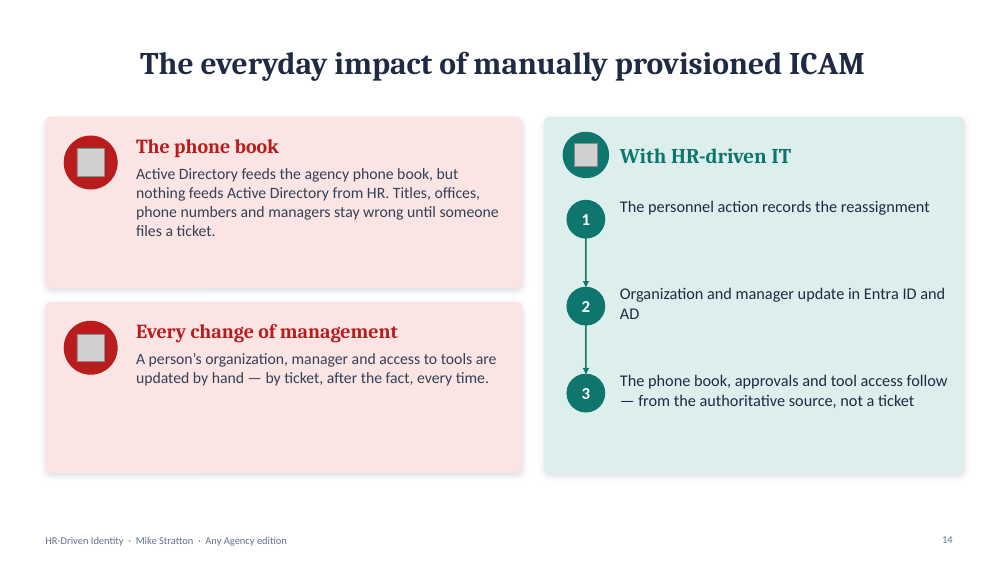
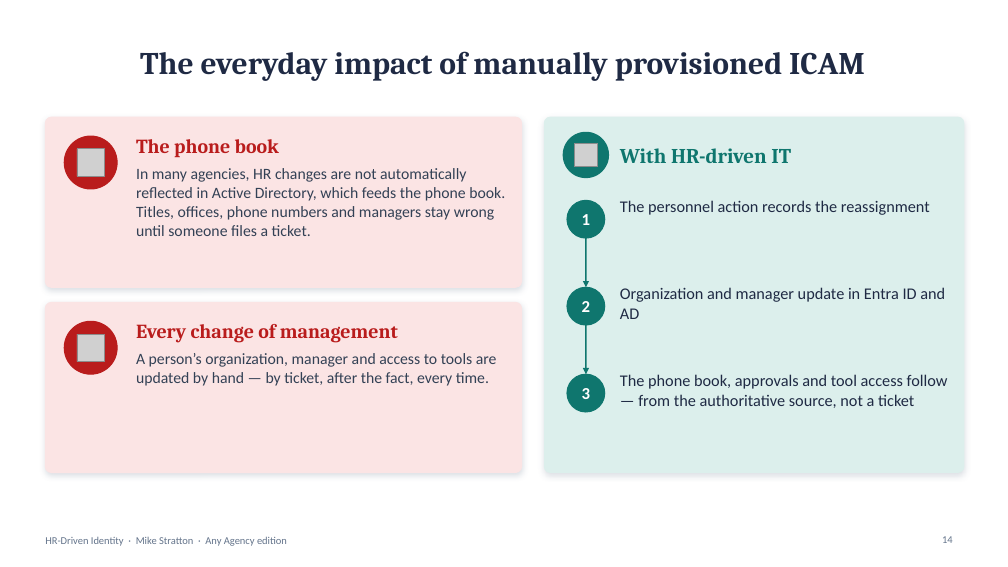
Before and after one commit to WhalerMike/modernization-workbook, a slide deck: slide 14 of presentations/hr-driven-identity-interview/HR_Driven_Identity_Exec_AnyAgency.pptx. Drawn at 1008x567 pixels with LibreOffice and Linux fonts; fonts in the diff are those of the drawing; grey boxes stand for pictures; background and template pictures are left out. Boxes give left, top, right and bottom in pixels: in the first picture for what was removed or moved away, otherwise in the second. Text is boxed around its words. In the diff, an @@ line names an element or a change of style, - is before the commit and + after.

```diff
--- a/presentations/hr-driven-identity-interview/HR_Driven_Identity_Exec_AnyAgency.pptx
+++ b/presentations/hr-driven-identity-interview/HR_Driven_Identity_Exec_AnyAgency.pptx
@@ text at (x1=136, y1=168, x2=505, y2=236): text changed @@
-Active Directory feeds the agency phone book, but nothing feeds Active Directory from HR. Titles, offices, phone numbers and managers stay wrong until someone files a ticket.
+In many agencies, HR changes are not automatically reflected in Active Directory, which feeds the phone book. Titles, offices, phone numbers and managers stay wrong until someone files a ticket.
```
Also in this commit, not shown: 6 other slides changed, 22 other files.
